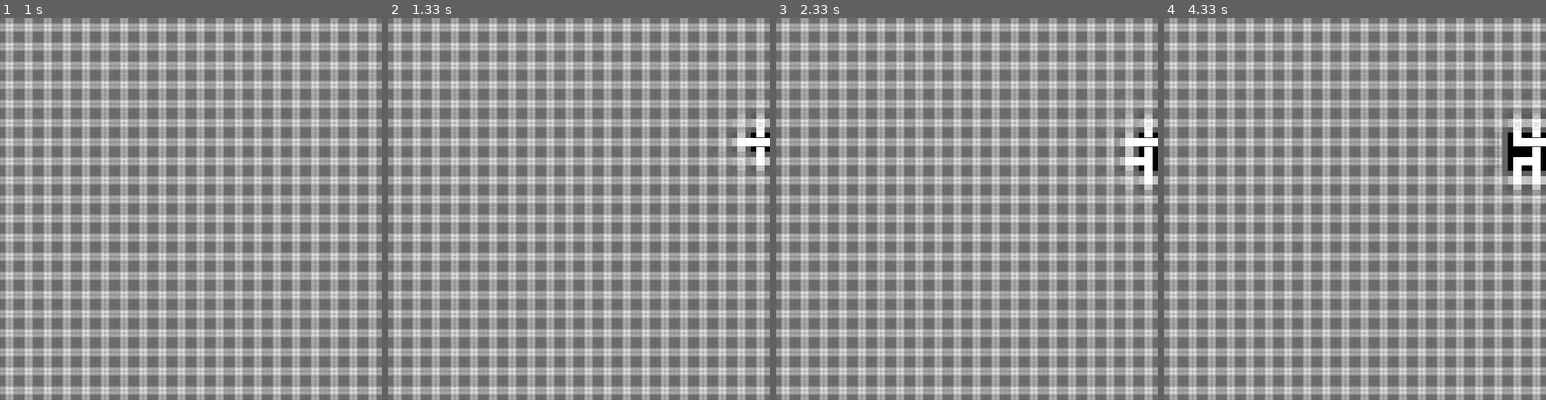
Above: before the commit, frames 1-4 (left to right).
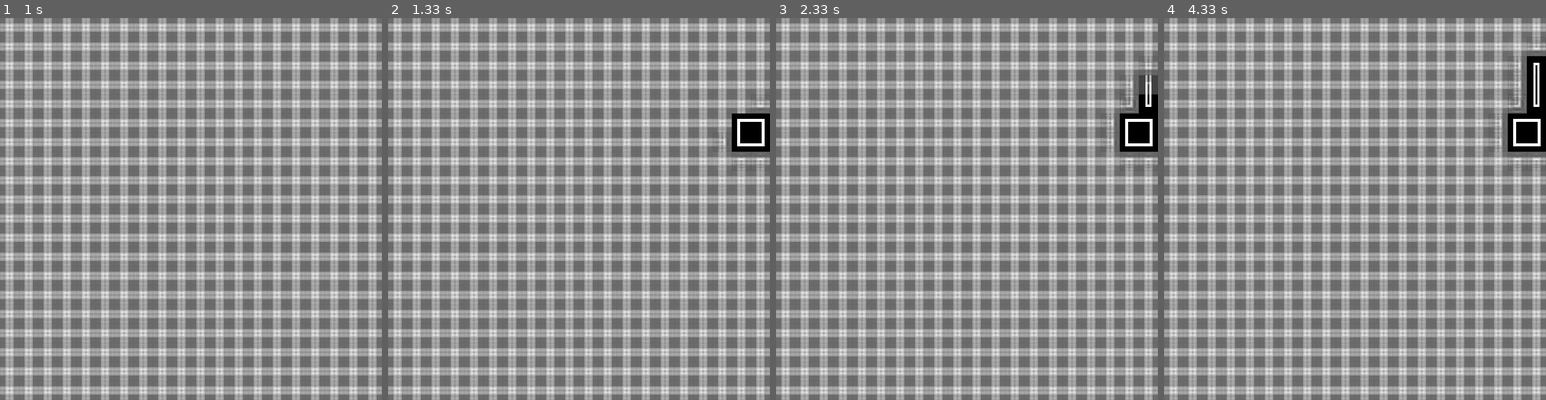
Above: after the commit, the same moments.

Repository: bobbarnes1981/PyGameWaveFunctionCollapse
Game: pygame game, started from wfc/__main__.py
Same seed, same stepped clock (60 frames per second), same inputs: the game is played once before the commit and once after it.
Inputs:
- Up to frame 1 (1 s): no input
- Up to frame 2 (1.33 s): no input
- Up to frame 3 (2.33 s): no input
- Up to frame 4 (4.33 s): tap Enter at 3.33, 3.67, 4 s

Frame 1 is identical in both runs. In frame 2, 1.2% of the frame differs, in the area x 85-100%, y 20-43%; in frame 3, 2.2%; in frame 4, 2.6%, in the area x 85-100%, y 6-48%.

Commit message:
add weights to tiles

Diff:
--- a/wfc/__main__.py
+++ b/wfc/__main__.py
@@ -20,35 +20,6 @@
     loglevel = getattr(logging, args.logging, None)
     logging.basicConfig(level=loglevel, format='%(asctime)s %(levelname)s %(name)s %(message)s')
 
-    tile_names = [
-        'nesw',
-        'neswew',
-        'neswns',
-        'ew',
-        'ns',
-        'none',
-        'nonea',
-        'noneb',
-        'se',
-        'sw',
-        'nw',
-        'ne',
-        'new',
-        'sew',
-        'nes',
-        'nws',
-        'nhouse',
-        'sea',
-        'swa',
-        'nwa',
-        'nea',
-        'nwall',
-        'ewall',
-        'swall',
-        'wwall',
-        'nswall',
-        'ewwall'
-    ]
     # connected tile rules
     road_connect_n = ['ns','nw','ne','nesw','neswew','neswns','new','nes','nws','nhouse']
     road_connect_e = ['ew','se','ne','nesw','neswew','neswns','new','sew','nes']
@@ -59,36 +30,117 @@
     blank_connect_e = ['none','nonea','noneb','ns','sw','nw','nws','nhouse','swa','nwa','nwall','swall','wwall','nswall']
     blank_connect_s = ['none','nonea','noneb','ew','nw','ne','new','nhouse','nwa','nea','nwall','ewall','wwall','ewwall']
     blank_connect_w = ['none','nonea','noneb','ns','se','ne','nes','nhouse','nea','sea','nwall','ewall','swall','nswall']
-    tile_rules = {
-        'nesw': { 'n': road_connect_n, 'e': road_connect_e, 's': road_connect_s, 'w': road_connect_w },
-        'neswew': { 'n': road_connect_n, 'e': road_connect_e, 's': road_connect_s, 'w': road_connect_w },
-        'neswns': { 'n': road_connect_n, 'e': road_connect_e, 's': road_connect_s, 'w': road_connect_w },
-        'ew': { 'n': blank_connect_n, 'e': road_connect_e, 's': blank_connect_s, 'w': road_connect_w },
-        'ns': { 'n': road_connect_n, 'e': blank_connect_e, 's': road_connect_s, 'w': blank_connect_w },
-        'none': { 'n': blank_connect_n, 'e': blank_connect_e, 's': blank_connect_s, 'w': blank_connect_w },
-        'nonea': { 'n': blank_connect_n, 'e': blank_connect_e, 's': blank_connect_s, 'w': blank_connect_w },
-        'noneb': { 'n': blank_connect_n, 'e': blank_connect_e, 's': blank_connect_s, 'w': blank_connect_w },
-        'se': { 'n': road_connect_n, 'e': blank_connect_e, 's': blank_connect_s, 'w': road_connect_w },
-        'sw': { 'n': road_connect_n, 'e': road_connect_e, 's': blank_connect_s, 'w': blank_connect_w },
-        'nw': { 'n': blank_connect_n, 'e': road_connect_e, 's': road_connect_s, 'w': blank_connect_w },
-        'ne': { 'n': blank_connect_n, 'e': blank_connect_e, 's': road_connect_s, 'w': road_connect_w },
-        'new': { 'n': blank_connect_n, 'e': road_connect_e, 's': road_connect_s, 'w': road_connect_w },
-        'sew': { 'n': road_connect_n, 'e': road_connect_e, 's': blank_connect_s, 'w': road_connect_w },
-        'nes': { 'n': road_connect_n, 'e': blank_connect_e, 's': road_connect_s, 'w': road_connect_w },
-        'nws': { 'n': road_connect_n, 'e': road_connect_e, 's': road_connect_s, 'w': blank_connect_w },
-        'nhouse': { 'n': blank_connect_n, 'e': blank_connect_e, 's': road_connect_s, 'w': blank_connect_w },
-        'sea': { 'n': ['nea'], 'e': blank_connect_e, 's': blank_connect_s, 'w': ['swa'] },
-        'swa': { 'n': ['nwa'], 'e': ['sea'], 's': blank_connect_s, 'w': blank_connect_w },
-        'nwa': { 'n': blank_connect_n, 'e': ['nea'], 's': ['swa'], 'w': blank_connect_w },
-        'nea': { 'n': blank_connect_n, 'e': blank_connect_e, 's': ['sea'], 'w': ['nwa'] },
-        'nwall': { 'n': blank_connect_n, 'e': blank_connect_e, 's': ['swall','nswall'], 'w': blank_connect_w },
-        'ewall': { 'n': blank_connect_n, 'e': blank_connect_e, 's': blank_connect_s, 'w': ['wwall','ewwall'] },
-        'swall': { 'n': ['nwall','nswall'], 'e': blank_connect_e, 's': blank_connect_s, 'w': blank_connect_w },
-        'wwall': { 'n': blank_connect_n, 'e': ['ewall','ewwall'], 's': blank_connect_s, 'w': blank_connect_w },
-        'nswall': { 'n': ['nwall','nswall'], 'e': blank_connect_e, 's': ['swall','nswall'], 'w': blank_connect_w },
-        'ewwall': { 'n': blank_connect_n, 'e': ['ewall','ewwall'], 's': blank_connect_s, 'w': ['wwall','ewwall'] }
+    tiles = {
+        'nesw': {
+            'rules': { 'n': road_connect_n, 'e': road_connect_e, 's': road_connect_s, 'w': road_connect_w },
+            'weight': 1
+        },
+        'neswew': {
+            'rules':  { 'n': road_connect_n, 'e': road_connect_e, 's': road_connect_s, 'w': road_connect_w },
+            'weight': 0.5
+        },
+        'neswns': {
+            'rules':  { 'n': road_connect_n, 'e': road_connect_e, 's': road_connect_s, 'w': road_connect_w },
+            'weight': 0.5
+        },
+        'ew': {
+            'rules':  { 'n': blank_connect_n, 'e': road_connect_e, 's': blank_connect_s, 'w': road_connect_w },
+            'weight': 1
+        },
+        'ns': {
+            'rules':  { 'n': road_connect_n, 'e': blank_connect_e, 's': road_connect_s, 'w': blank_connect_w },
+            'weight': 1
+        },
+        'none': {
+            'rules':  { 'n': blank_connect_n, 'e': blank_connect_e, 's': blank_connect_s, 'w': blank_connect_w },
+            'weight': 1
+        },
+        'nonea': {
+            'rules':  { 'n': blank_connect_n, 'e': blank_connect_e, 's': blank_connect_s, 'w': blank_connect_w },
+            'weight': 0.25
+        },
+        'noneb': {
+            'rules':  { 'n': blank_connect_n, 'e': blank_connect_e, 's': blank_connect_s, 'w': blank_connect_w },
+            'weight': 0.25
+        },
+        'se': {
+            'rules':  { 'n': road_connect_n, 'e': blank_connect_e, 's': blank_connect_s, 'w': road_connect_w },
+            'weight': 1
+        },
+        'sw': {
+            'rules':  { 'n': road_connect_n, 'e': road_connect_e, 's': blank_connect_s, 'w': blank_connect_w },
+            'weight': 1
+        },
+        'nw': {
+            'rules': { 'n': blank_connect_n, 'e': road_connect_e, 's': road_connect_s, 'w': blank_connect_w },
+            'weight': 1
+        },
+        'ne': {
+            'rules':  { 'n': blank_connect_n, 'e': blank_connect_e, 's': road_connect_s, 'w': road_connect_w },
+            'weight': 1
+        },
+        'new': {
+            'rules':  { 'n': blank_connect_n, 'e': road_connect_e, 's': road_connect_s, 'w': road_connect_w },
+            'weight': 1
+        },
+        'sew': {
+            'rules':  { 'n': road_connect_n, 'e': road_connect_e, 's': blank_connect_s, 'w': road_connect_w },
+            'weight': 1
+        },
+        'nes': {
+            'rules':  { 'n': road_connect_n, 'e': blank_connect_e, 's': road_connect_s, 'w': road_connect_w },
+            'weight': 1
+        },
+        'nws': {
+            'rules':  { 'n': road_connect_n, 'e': road_connect_e, 's': road_connect_s, 'w': blank_connect_w },
+            'weight': 1
+        },
+        'nhouse': {
+            'rules':  { 'n': blank_connect_n, 'e': blank_connect_e, 's': road_connect_s, 'w': blank_connect_w },
+            'weight': 2
+        },
+        'sea': {
+            'rules':  { 'n': ['nea'], 'e': blank_connect_e, 's': blank_connect_s, 'w': ['swa'] },
+            'weight': 1
+        },
+        'swa': {
+            'rules':  { 'n': ['nwa'], 'e': ['sea'], 's': blank_connect_s, 'w': blank_connect_w },
+            'weight': 1
+        },
+        'nwa': {
+            'rules':  { 'n': blank_connect_n, 'e': ['nea'], 's': ['swa'], 'w': blank_connect_w },
+            'weight': 1
+        },
+        'nea': {
+            'rules':  { 'n': blank_connect_n, 'e': blank_connect_e, 's': ['sea'], 'w': ['nwa'] },
+            'weight': 1
+        },
+        'nwall': {
+            'rules':  { 'n': blank_connect_n, 'e': blank_connect_e, 's': ['swall','nswall'], 'w': blank_connect_w },
+            'weight': 0.25
+        },
+        'ewall': {
+            'rules':  { 'n': blank_connect_n, 'e': blank_connect_e, 's': blank_connect_s, 'w': ['wwall','ewwall'] },
+            'weight': 0.25
+        },
+        'swall': {
+            'rules':  { 'n': ['nwall','nswall'], 'e': blank_connect_e, 's': blank_connect_s, 'w': blank_connect_w },
+            'weight': 0.25
+        },
+        'wwall': {
+            'rules':  { 'n': blank_connect_n, 'e': ['ewall','ewwall'], 's': blank_connect_s, 'w': blank_connect_w },
+            'weight': 0.25
+        },
+        'nswall': {
+            'rules':  { 'n': ['nwall','nswall'], 'e': blank_connect_e, 's': ['swall','nswall'], 'w': blank_connect_w },
+            'weight': 1
+        },
+        'ewwall': {
+            'rules':  { 'n': blank_connect_n, 'e': ['ewall','ewwall'], 's': blank_connect_s, 'w': ['wwall','ewwall'] },
+            'weight': 1
+        }
     }
-    tileset = solver.TileSet(tile_names, tile_rules)
+    tileset = solver.TileSet(tiles)
 
     a = solver.App(tileset, args.delay, args.shownumbers)
     a.on_execute()
--- a/wfc/solver.py
+++ b/wfc/solver.py
@@ -16,19 +16,20 @@
 TILE_Y = 20
 
 class TileSet(object):
-    def __init__(self, names, rules):
-        self._names = names
-        self._rules = rules
+    def __init__(self, tiles):
+        self._tiles = tiles
         image_path = os.path.dirname(__file__)
         self._images = {}
-        for name in self._names:
+        for name in self._tiles.keys():
             self._images[name] = pygame.image.load(os.path.join(image_path, 'tiles', '{0}.png'.format(name)))
     def names(self):
-        return self._names
-    def rule(self, tile, direction):
-        return self._rules[tile][direction]
-    def image(self, tile):
-        return self._images[tile]
+        return list(self._tiles.keys())
+    def rule(self, tile_name, direction):
+        return self._tiles[tile_name]['rules'][direction]
+    def weight(self, tile_name):
+        return self._tiles[tile_name]['weight']
+    def image(self, tile_name):
+        return self._images[tile_name]
 
 class App(object):
     def __init__(self, tileset, delay, shownumbers):
@@ -124,7 +125,8 @@
             cell = random.choice(data)
 
             # select one of the options
-            chosen_tile = random.choice(cell['choices'])
+            chosen_tile = random.choices(cell['choices'], weights=map(self._tileset.weight, cell['choices']), k=1)[0]
+            #chosen_tile = random.choice(cell['choices'])
 
             # should we check before choosing that it's still valid
             cell['choices'] = [chosen_tile]
